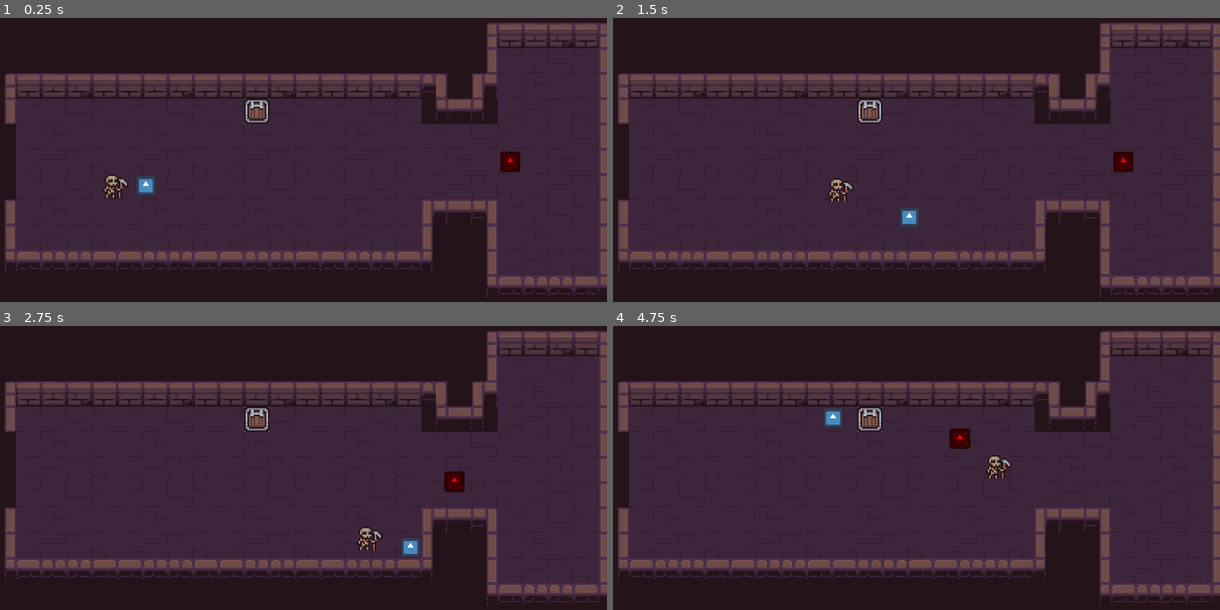
Above: before the commit, frames 1-4 (two rows, left to right).
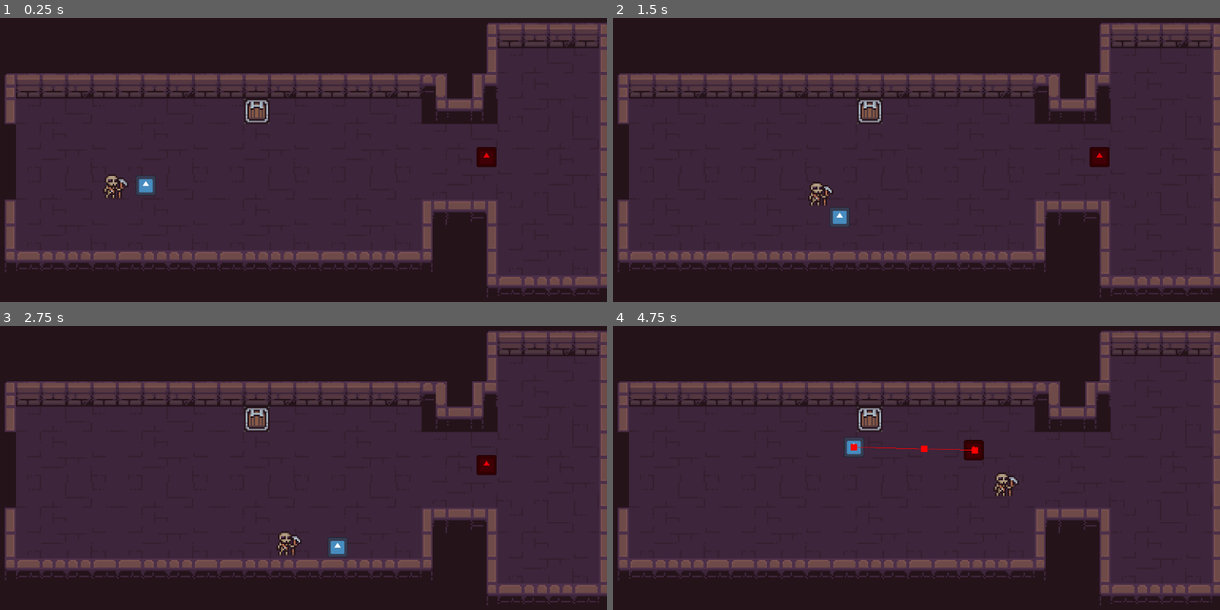
Above: after the commit, the same moments.

Repository: helionlf/Ex-companions
Game: Godot game, scene res://Scenes/lobby.tscn
Two runs of this game, one before a commit and one after it. Both use one fixed random seed, a clock stepped at 60 frames per second and the inputs below. The engine's default icon, where the game draws it, is replaced by a stand-in: a white triangle on a blue panel in a dark square.
Inputs:
- Up to frame 1 (0.25 s): no input
- Up to frame 2 (1.5 s): tap Enter at 0.5 s; hold Right (ui_right) 0.53-1.28 s; hold Down (ui_down) from 1.28 s (still down)
- Up to frame 3 (2.75 s): release Down (ui_down) at 2.03 s; hold Right (ui_right) from 2.03 s (still down)
- Up to frame 4 (4.75 s): release Right (ui_right) at 2.78 s; hold Up (ui_up) 2.78-3.53 s; hold Left (ui_left) from 3.53 s (still down)

The runs differ from the first frame. In frame 1, 0.5% of the frame differs, in the area x 78-86%, y 45-55%; in frame 2, 1.1%; in frame 3, 1.1%; in frame 4, 1.2%, in the area x 34-67%, y 29-60%.
Error before the commit: Invalid access to property or key 'owner_node' on a base object of type 'Area2D'. (res://Scripts/hurtbox.gd:11)

Commit message:
adicionando navegação em alha para movimentação do inimigo
precisa concertar move_and_slide() que foi colocado para desviar de obstáculos

Diff:
--- a/ex-companions-game/Scenes/enemy.tscn
+++ b/ex-companions-game/Scenes/enemy.tscn
@@ -5,8 +5,8 @@
 [ext_resource type="Script" uid="uid://dota6f4ux4v5e" path="res://Scripts/hurtbox.gd" id="4_e6ek8"]
 [ext_resource type="Script" uid="uid://csgtb5fiax586" path="res://Scripts/hitbox.gd" id="5_b5n7v"]
 
-[sub_resource type="RectangleShape2D" id="RectangleShape2D_216o8"]
-size = Vector2(12, 12)
+[sub_resource type="CircleShape2D" id="CircleShape2D_287tu"]
+radius = 6.0827627
 
 [sub_resource type="SpriteFrames" id="SpriteFrames_k5ier"]
 animations = [{
@@ -29,7 +29,7 @@
 script = ExtResource("1_yhb46")
 
 [node name="CollisionShape2D" type="CollisionShape2D" parent="." unique_id=1012985569]
-shape = SubResource("RectangleShape2D_216o8")
+shape = SubResource("CircleShape2D_287tu")
 
 [node name="AnimatedSprite2D" type="AnimatedSprite2D" parent="." unique_id=1185422785]
 modulate = Color(0.9074038, 0, 0.026757617, 1)
@@ -55,6 +55,7 @@
 disabled = true
 
 [node name="NavigationAgent2D" type="NavigationAgent2D" parent="." unique_id=1638960892]
+debug_enabled = true
 
 [node name="Timer_attack" type="Timer" parent="." unique_id=1345869694]
 wait_time = 2.0
--- a/ex-companions-game/Scenes/lobby.tscn
+++ b/ex-companions-game/Scenes/lobby.tscn
@@ -4,11 +4,7 @@
 [ext_resource type="PackedScene" uid="uid://b1ngqk71yj2v7" path="res://Scenes/teste_companion.tscn" id="2_ssaqe"]
 [ext_resource type="PackedScene" uid="uid://djtiw6asvulim" path="res://Scenes/player.tscn" id="4_6c803"]
 [ext_resource type="PackedScene" uid="uid://bpncof2v6gajq" path="res://Scenes/enemy.tscn" id="4_cdtcn"]
-
-[sub_resource type="NavigationPolygon" id="NavigationPolygon_avk8s"]
-vertices = PackedVector2Array(662, 90, 662, 214, 618, 214, 618, 166, 550, 166, 550, 198, 314, 198, 314, 166, 307, 166, 307, 138, 314, 138, 550, 138, 314, 122, 550, 122, 618, 138, 618, 90)
-polygons = Array[PackedInt32Array]([PackedInt32Array(0, 1, 2, 3), PackedInt32Array(4, 5, 6, 7), PackedInt32Array(7, 8, 9, 10), PackedInt32Array(4, 7, 10, 11), PackedInt32Array(10, 12, 13, 11), PackedInt32Array(3, 4, 11, 14), PackedInt32Array(0, 3, 14), PackedInt32Array(0, 14, 15)])
-outlines = Array[PackedVector2Array]([PackedVector2Array(297, 96, 297, 216, 567, 216, 567, 183, 601, 183, 601, 232, 679, 232, 679, 64, 601, 64, 601, 96, 592, 96, 592, 112, 576, 112, 576, 96)])
+[ext_resource type="PackedScene" uid="uid://d04u0s1nqk60x" path="res://Testes/obstaculoteste.tscn" id="5_ruji2"]
 
 [sub_resource type="TileSetAtlasSource" id="TileSetAtlasSource_6c803"]
 texture = ExtResource("1_3nhmk")
@@ -145,21 +141,24 @@
 [sub_resource type="RectangleShape2D" id="RectangleShape2D_ssaqe"]
 size = Vector2(16, 16)
 
+[sub_resource type="NavigationPolygon" id="NavigationPolygon_avk8s"]
+vertices = PackedVector2Array(461, 178.5, 461, 147.5, 555, 171, 555, 203, 309, 203, 439, 178.5, 309, 117, 439, 147.5, 564, 117, 564, 132, 613, 171, 604, 132, 667, 85, 667, 219, 613, 219, 613, 117, 604, 117, 613, 85)
+polygons = Array[PackedInt32Array]([PackedInt32Array(0, 1, 2, 3), PackedInt32Array(0, 3, 4, 5), PackedInt32Array(5, 4, 6, 7), PackedInt32Array(7, 6, 8, 1), PackedInt32Array(2, 1, 8, 9), PackedInt32Array(10, 2, 9, 11), PackedInt32Array(12, 13, 14, 10), PackedInt32Array(12, 10, 11, 15), PackedInt32Array(11, 16, 15), PackedInt32Array(12, 15, 17)])
+outlines = Array[PackedVector2Array]([PackedVector2Array(304, 112, 304, 208, 560, 208, 560, 176, 608, 176, 608, 224, 672, 224, 672, 80, 608, 80, 608, 112, 599, 112, 599, 127, 569, 127, 569, 112)])
+agent_radius = 5.0
+
 [node name="Lobby" type="Node2D" unique_id=215627956]
 
-[node name="NavigationRegion2D" type="NavigationRegion2D" parent="." unique_id=981539682]
-navigation_polygon = SubResource("NavigationPolygon_avk8s")
-
-[node name="TileMap" type="TileMap" parent="NavigationRegion2D" unique_id=897305886]
+[node name="TileMap" type="TileMap" parent="." unique_id=897305886]
 texture_filter = 1
 tile_set = SubResource("TileSet_cdtcn")
 format = 2
 layer_0/tile_data = PackedInt32Array(655379, 393216, 0, 720915, 393216, 1, 786451, 393216, 2, 655380, 458752, 0, 720916 …(9326 unchanged characters)…
 
 [node name="Area2D" type="Area2D" parent="." unique_id=274382906]
+position = Vector2(456, 120)
 
 [node name="CollisionShape2D" type="CollisionShape2D" parent="Area2D" unique_id=328642422]
-position = Vector2(456, 120)
 shape = SubResource("RectangleShape2D_ssaqe")
 
 [node name="Camera2D" type="Camera2D" parent="." unique_id=7081560]
@@ -174,5 +173,11 @@
 position = Vector2(367, 168)
 
 [node name="enemy" parent="." unique_id=1907062819 node_paths=PackedStringArray("target") groups=["Enemy"] instance=ExtResource("4_cdtcn")]
-position = Vector2(616, 152)
+position = Vector2(601, 149)
 target = NodePath("../player")
+
+[node name="NavigationRegion2D" type="NavigationRegion2D" parent="." unique_id=1468367629]
+navigation_polygon = SubResource("NavigationPolygon_avk8s")
+
+[node name="obstaculoteste" parent="NavigationRegion2D" unique_id=1406300636 instance=ExtResource("5_ruji2")]
+position = Vector2(457, 163)
--- a/ex-companions-game/Scripts/enemy.gd
+++ b/ex-companions-game/Scripts/enemy.gd
@@ -31,8 +31,8 @@
 		can_attack = false
 		time.start()
 
-	#move_and_slide()
-	move_and_collide(velocity * _delta)
+	move_and_slide()
+	#move_and_collide(velocity * _delta)
 
 
 func attack():
--- /dev/null
+++ b/ex-companions-game/Testes/obstaculoteste.tscn
@@ -0,0 +1,11 @@
+[gd_scene format=3 uid="uid://d04u0s1nqk60x"]
+
+[sub_resource type="RectangleShape2D" id="RectangleShape2D_avk8s"]
+size = Vector2(12, 21)
+
+[node name="obstaculoteste" type="StaticBody2D" unique_id=1406300636]
+
+[node name="CollisionShape2D" type="CollisionShape2D" parent="." unique_id=1271033442]
+position = Vector2(-7, 0)
+shape = SubResource("RectangleShape2D_avk8s")
+debug_color = Color(1, 0, 0.078431375, 0.41960785)
